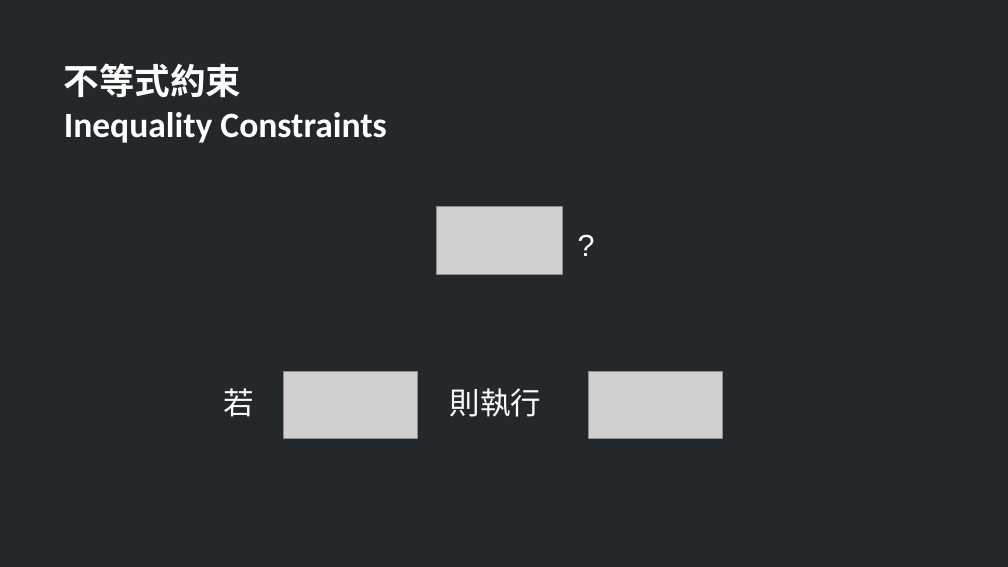
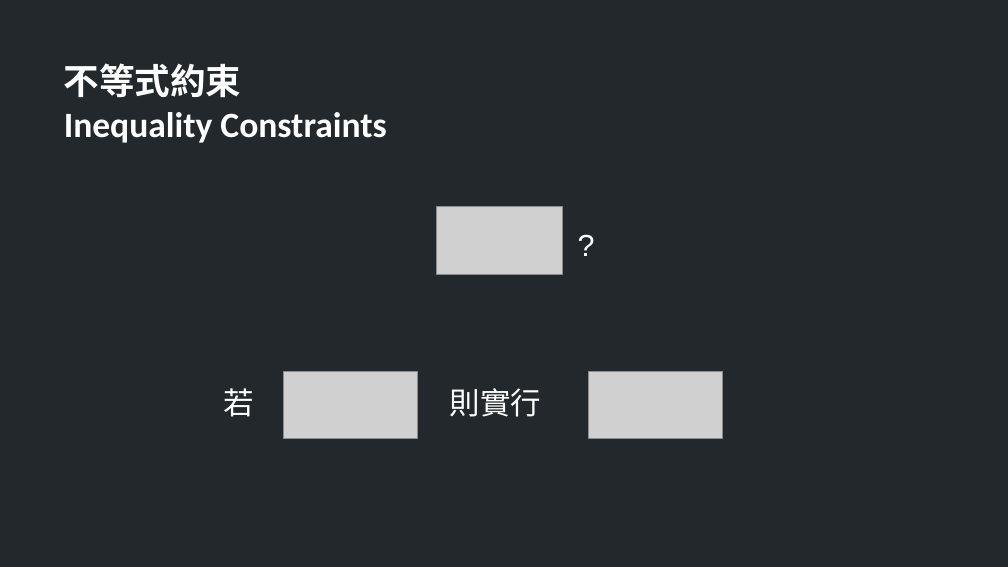
Before and after one commit to TheAllenChou/unity-physics-constraints, a slide deck: slide 4 of slides/physics constraints in games.odp (slide 3 before the commit). Drawn at 1008x567 pixels with LibreOffice and Linux fonts; fonts in the diff are those of the drawing; grey boxes stand for pictures. Boxes give left, top, right and bottom in pixels: in the first picture for what was removed or moved away, otherwise in the second. Text is boxed around its words. In the diff, an @@ line names an element or a change of style, - is before the commit and + after.

```diff
--- a/slides/physics constraints in games.odp
+++ b/slides/physics constraints in games.odp
@@ text at [450,388,541,417]: text changed @@
-則執行
+則實行
```
Also in this commit, not shown: 2 other slides changed, 3 slides added.
